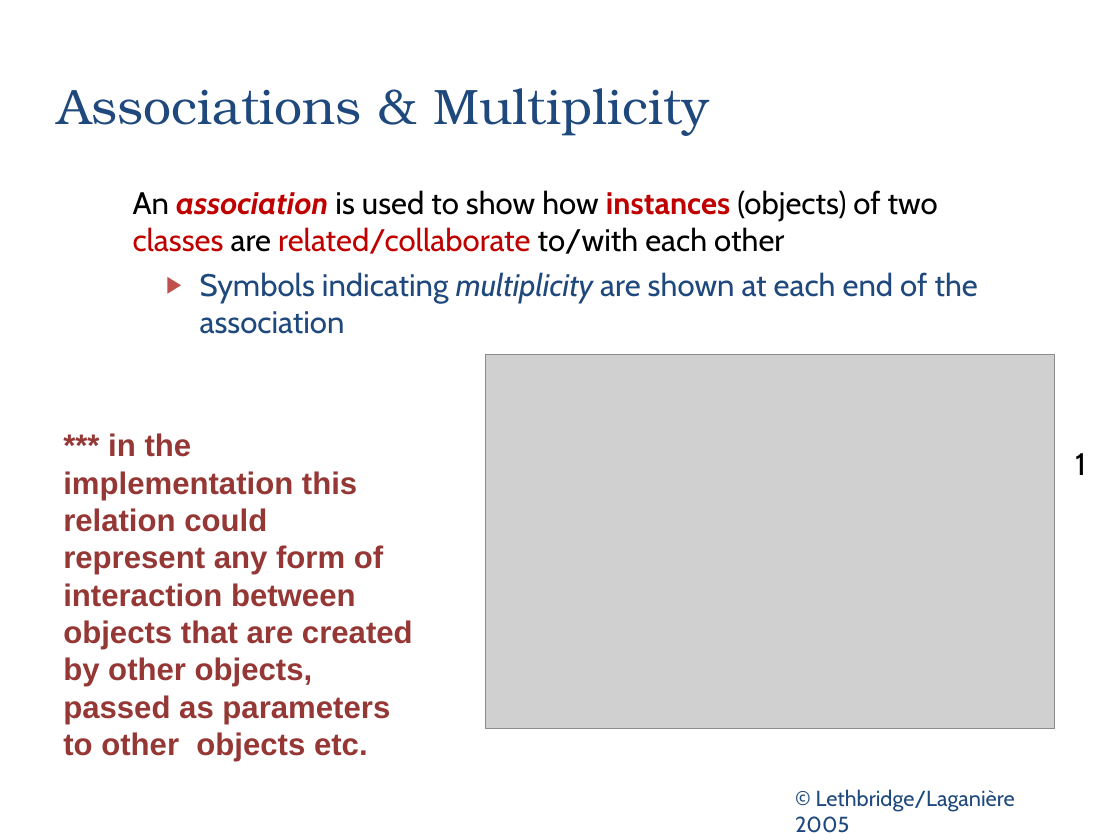
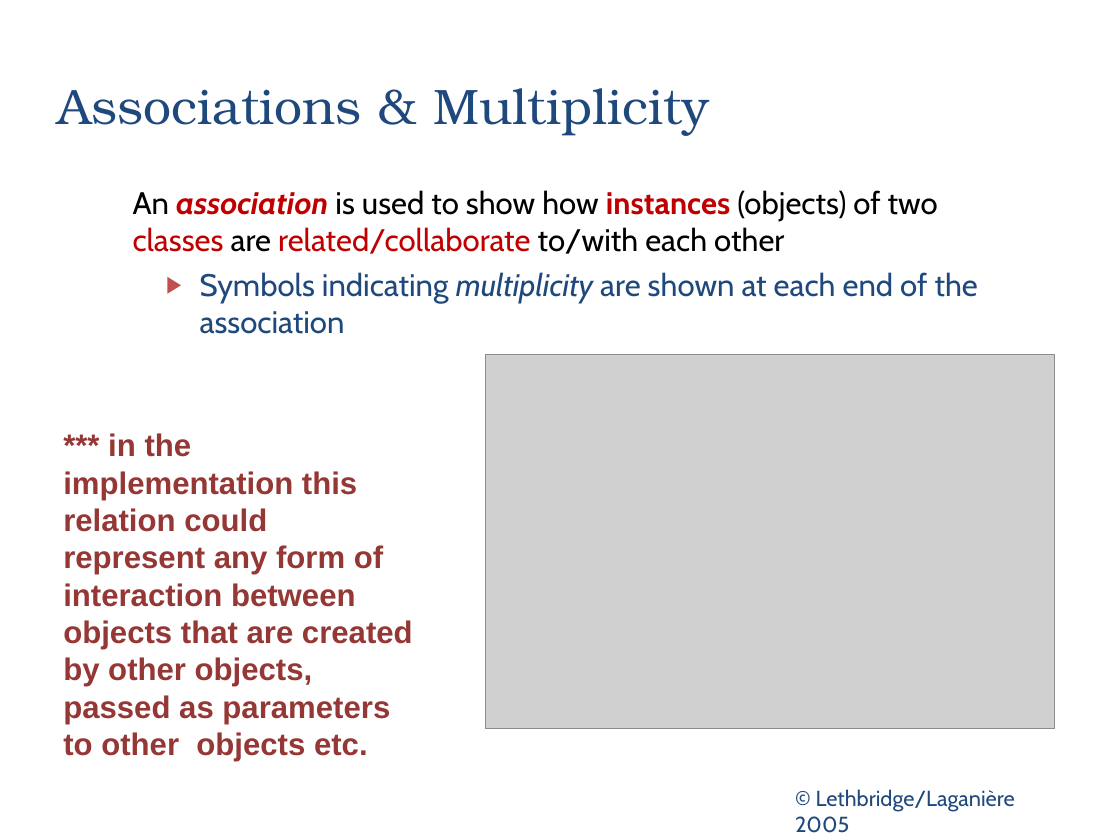
Before and after one commit to zarras/myy803-slides, a slide deck: slide 11 of 5-SoftEng-Modeling.ppt. Drawn at 1120x840 pixels with LibreOffice and Linux fonts; fonts in the diff are those of the drawing; grey boxes stand for pictures. Boxes give left, top, right and bottom in pixels: in the first picture for what was removed or moved away, otherwise in the second. Text is boxed around its words. In the diff, an @@ line names an element or a change of style, - is before the commit and + after.

Commit message:
updates in software design slides

```diff
--- a/5-SoftEng-Modeling.ppt
+++ b/5-SoftEng-Modeling.ppt
@@ text removed at (1075,453,1086,475) @@
-1
```
Also in this commit, not shown: 2 other files.
